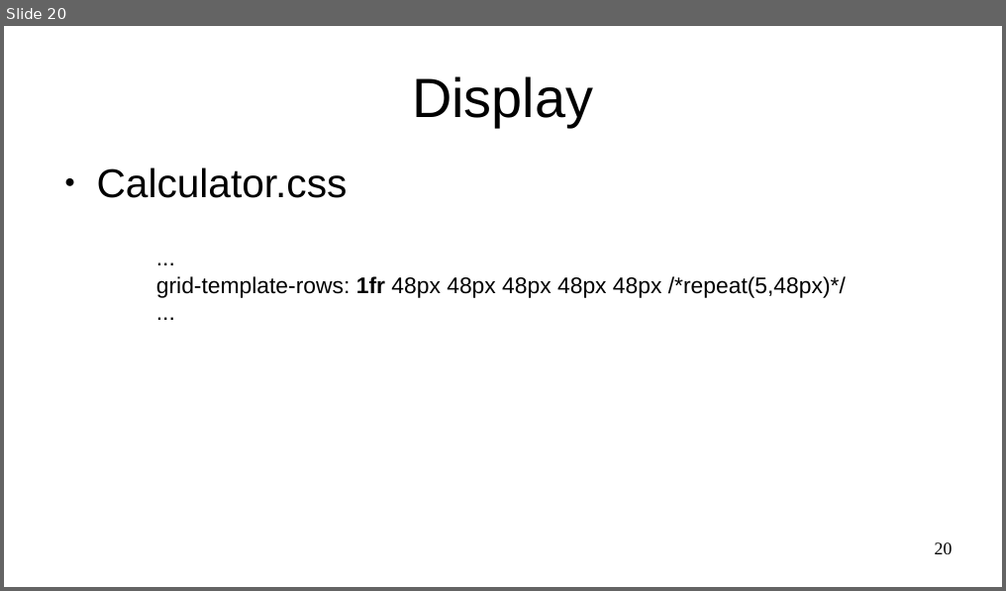
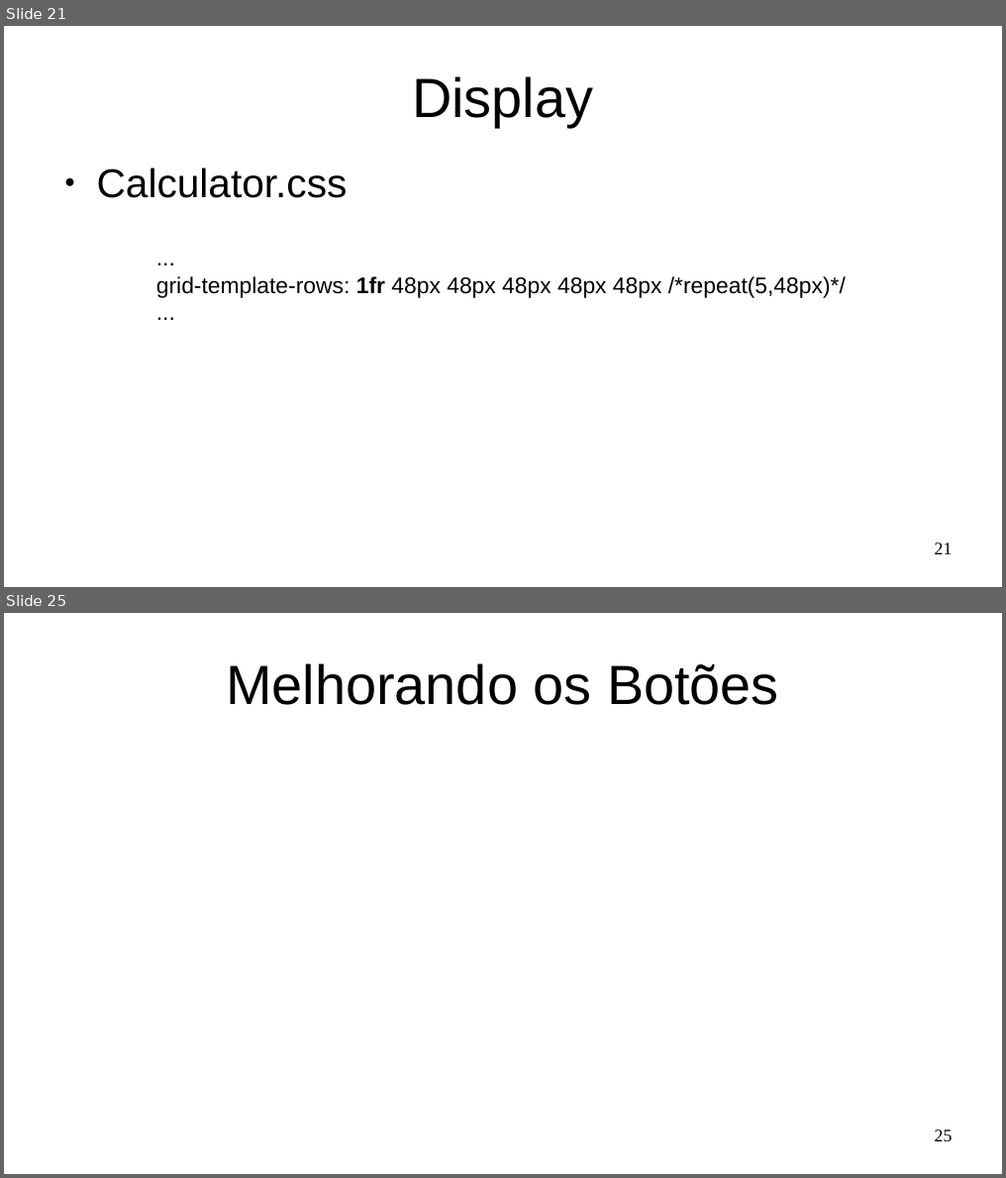
Before and after one commit to Marques-Dev/WEB_2020-1, a slide deck: SLIDES/aula02.odp. Shown one above the other, each under a label of ours: slide 20 before the commit, slides 21 and 25 after it; the slides between them are not shown. The pictures are 1006x591 and 1006x1178 pixels, drawn with LibreOffice and Linux fonts; fonts in the diff are those of the drawing. Boxes give left, top, right and bottom in pixels: in the first picture for what was removed or moved away, otherwise in the second. Text is boxed around its words. In the diff, an @@ line names an element or a change of style, - is before the commit and + after.

```diff
--- a/SLIDES/aula02.odp
+++ b/SLIDES/aula02.odp
@@ slide 25 added at (x1=4, y1=613, x2=1002, y2=1174), background #FFFFFF @@
@@ title added at (x1=226, y1=663, x2=779, y2=705), 44 pt, text #000000 @@
+Melhorando os Botões
@@ page number added at (x1=935, y1=1130, x2=952, y2=1142), 14 pt, text #000000 @@
+25
@@ what was slide 20 is now slide 21 @@
@@ page number at (x1=935, y1=543, x2=952, y2=555): text changed @@
-20
+21
```
Also in this commit, not shown: 4 other slides added, 9 other files.
